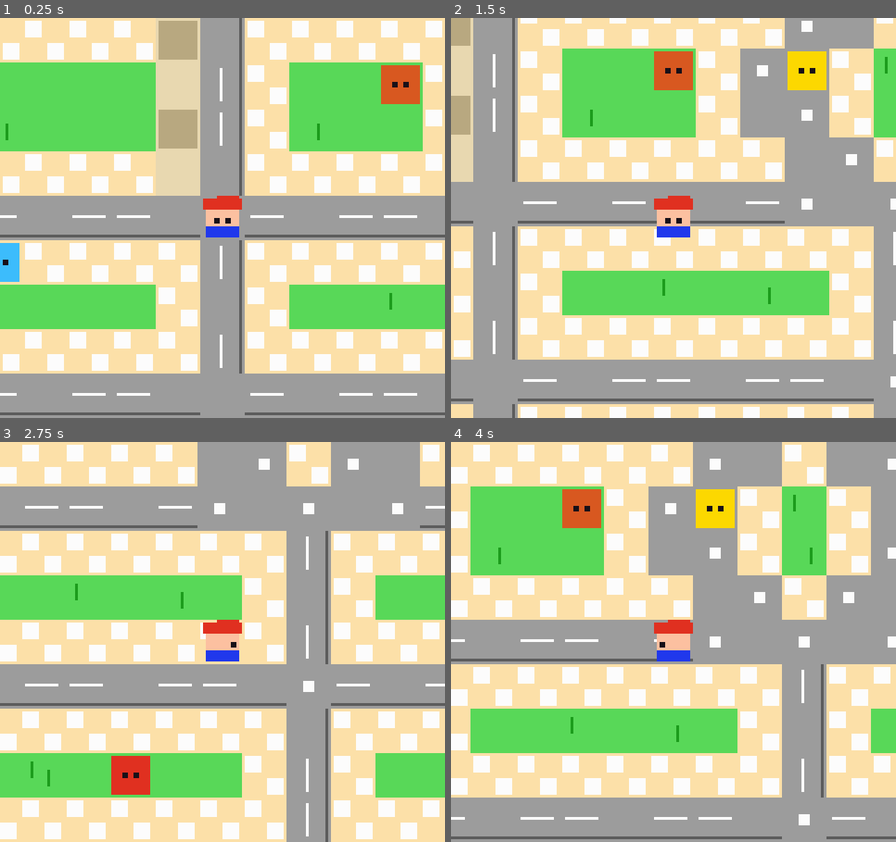
Above: before the commit, frames 1-4 (two rows, left to right).
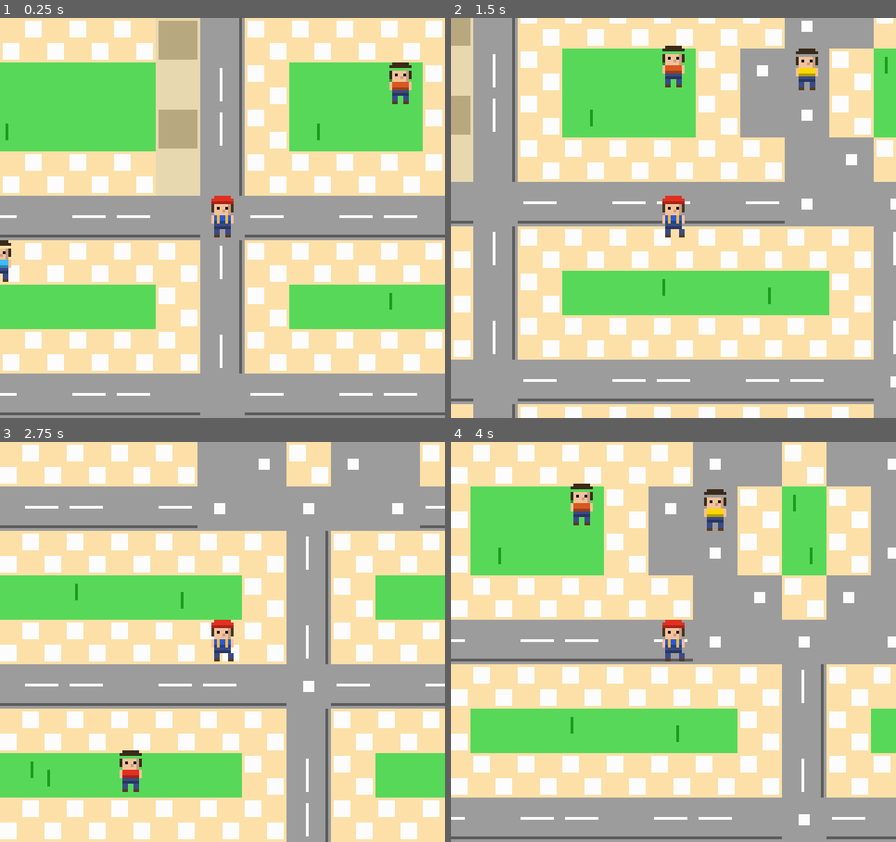
Above: after the commit, the same moments.

Repository: katastudio/TinyMont
Game: Godot game, scene res://scenes/main.tscn
The game is run twice, just before and just after one commit, with the same random seed, the same clock (stepped at 60 frames per second) and the same inputs.
Inputs:
- Up to frame 1 (0.25 s): no input
- Up to frame 2 (1.5 s): tap Enter at 0.5, 0.8, 1.35 s; hold Right (move_right) 0.53-1.28 s; tap Z (interact) at 0.6 s; tap Space at 0.77, 1.07 s; hold Down (move_down) from 1.28 s (still down)
- Up to frame 3 (2.75 s): tap Space at 1.52, 1.55, 1.82, 2.1 s; release Down (move_down) at 2.03 s; hold Right (move_right) from 2.03 s (still down); tap Z (interact) at 2.3 s
- Up to frame 4 (4 s): release Right (move_right) at 2.78 s; hold Up (move_up) 2.78-3.53 s; tap Z (interact) at 2.85 s; tap Space at 3.02, 3.32, 3.77, 3.8 s; tap Enter at 3.05, 3.6 s; hold Left (move_left) from 3.53 s (still down)

The runs differ from the first frame. In frame 1, 2.0% of the frame differs, in the area x 0-95%, y 11-66%; in frame 2, 2.4%, in the area x 45-85%, y 6-55%; in frame 3, 1.6%; in frame 4, 2.4%.

Commit message:
[v0.2.0-alpha] Personajes data-driven + animacion + NPCs como nodos
Sistema de personajes editable 100% desde el editor de Godot.

- scripts/art/character_art.gd: modulo data-driven. Cada personaje es un
  descriptor de rasgos (gorra, pelo, vello facial, lentes, camiseta, marca,
  accesorio). El mismo dato genera el sprite del mapa Y el retrato.
- Animacion procedural (respiracion, parpadeo, caminata) con parametros
  expuestos en el Inspector (grupo "Animacion"), preview en vivo por @tool.
- npc.gd / player.gd: rasgos y animacion como @export (menus, colores,
  checks). Editables por nodo en el Inspector.
- NPCs migrados de codigo (_spawn_npcs) a 15 nodos en main.tscn, editables.
- roadmap: v0.1.0 publicado; abierto milestone v0.2.0-alpha.

Nota: player.tscn incluye ediciones del Inspector (gorra_color, position).

Diff:
--- a/scenes/main.tscn
+++ b/scenes/main.tscn
@@ -1,8 +1,9 @@
-[gd_scene load_steps=4 format=4 uid="uid://cvrkcsywl7fg4"]
+[gd_scene load_steps=5 format=4 uid="uid://cvrkcsywl7fg4"]
 
 [ext_resource type="Script" uid="uid://dfoju8g262rgk" path="res://scripts/world/monte_grande.gd" id="1_0wfyh"]
 [ext_resource type="TileSet" uid="uid://33cj3uymneex" path="res://tilesets/monte_tiles.tres" id="2_sugp2"]
 [ext_resource type="PackedScene" path="res://scenes/world/cartel.tscn" id="3_cartel"]
+[ext_resource type="PackedScene" path="res://scenes/npc/npc.tscn" id="npc_src"]
 
 [node name="MonteGrande" type="Node2D"]
 script = ExtResource("1_0wfyh")
@@ -31,3 +32,133 @@
 [node name="CartelPlaza" parent="." instance=ExtResource("3_cartel")]
 position = Vector2(338, 475)
 texto = "PLAZA MITRE"
+
+[node name="Npc00DonCarlos" parent="." instance=ExtResource("npc_src")]
+position = Vector2(328, 504)
+npc_name = "Don Carlos"
+dialog_lines = ["¡Eh, pibe! Bienvenido
+a la Plaza Mitre.", "Bajaste por Alem
+desde la estacion,
+¿no? Es el eje.", "La plaza es de 1904
+y esta en diagonal
+a las calles."]
+camiseta = Color(0.12549, 0.219608, 0.92549, 1)
+
+[node name="Npc01LaSole" parent="." instance=ExtResource("npc_src")]
+position = Vector2(296, 264)
+npc_name = "La Sole"
+dialog_lines = ["¡Hola, vecino!", "¿Venis a La Veneciana?
+La mejor pizza del
+conurbano sur."]
+camiseta = Color(0.878431, 0.188235, 0.12549, 1)
+
+[node name="Npc02ElPipe" parent="." instance=ExtResource("npc_src")]
+position = Vector2(328, 120)
+npc_name = "El Pipe"
+dialog_lines = ["Estoy esperando el
+Roca hace 40 minutos.", "Para alla va a El
+Jaguel y Ezeiza."]
+camiseta = Color(0.988235, 0.847059, 0, 1)
+
+[node name="Npc03ElGordo" parent="." instance=ExtResource("npc_src")]
+position = Vector2(424, 296)
+npc_name = "El Gordo"
+dialog_lines = ["¡Vamo' el Club Atletico
+Monte Grande, papa!", "Aca se juega al futbol
+desde 1911."]
+camiseta = Color(0.109804, 0.611765, 0.109804, 1)
+
+[node name="Npc04Lucia" parent="." instance=ExtResource("npc_src")]
+position = Vector2(296, 296)
+npc_name = "Lucia"
+dialog_lines = ["¡Hola! Trabajo en
+Kata Studio.", "Estamos haciendo
+TinyMont, un juego
+sobre Monte Grande."]
+camiseta = Color(0.752941, 0.25098, 0.752941, 1)
+
+[node name="Npc05DonaRosa" parent="." instance=ExtResource("npc_src")]
+position = Vector2(392, 568)
+npc_name = "Dona Rosa"
+dialog_lines = ["¡Ay, nene! ¿No viste
+a mi gato Mostaza?", "Es naranja con
+manchas negras."]
+camiseta = Color(0.988235, 0.454902, 0.627451, 1)
+
+[node name="Npc06DonRamon" parent="." instance=ExtResource("npc_src")]
+position = Vector2(344, 488)
+npc_name = "Don Ramon"
+dialog_lines = ["¿Sabias que ese
+arbol es un Ginkgo
+biloba?", "Por algo le dicen
+la Ciudad de los
+Arboles."]
+camiseta = Color(0.627451, 0.313726, 0, 1)
+
+[node name="Npc07Mili" parent="." instance=ExtResource("npc_src")]
+position = Vector2(136, 184)
+npc_name = "Mili"
+dialog_lines = ["¡Hoy hay funcion en
+el Teatro!", "Tango, folklore y
+teatro. No te lo
+pierdas."]
+camiseta = Color(0.235294, 0.737255, 0.988235, 1)
+
+[node name="Npc08Beto" parent="." instance=ExtResource("npc_src")]
+position = Vector2(216, 264)
+npc_name = "Beto"
+dialog_lines = ["Quiosco abierto las
+24hs sobre Alem.", "¿Un Manaos bien
+frio, pibe?"]
+camiseta = Color(0.988235, 0.847059, 0, 1)
+
+[node name="Npc09Ruben" parent="." instance=ExtResource("npc_src")]
+position = Vector2(280, 120)
+npc_name = "Ruben"
+dialog_lines = ["Diarios, revistas
+y figuritas, vecino.", "40 anios en este
+puesto de la estacion."]
+camiseta = Color(0.847059, 0.345098, 0.12549, 1)
+
+[node name="Npc10Walter" parent="." instance=ExtResource("npc_src")]
+position = Vector2(216, 328)
+npc_name = "Walter"
+dialog_lines = ["Manejo el 306, del
+centro a Constitucion.", "¡SUBE adelante,
+BAJA atras!"]
+camiseta = Color(0.12549, 0.219608, 0.92549, 1)
+
+[node name="Npc11DonaMarta" parent="." instance=ExtResource("npc_src")]
+position = Vector2(472, 328)
+npc_name = "Dona Marta"
+dialog_lines = ["¿Necesitas algo,
+nene? Tengo fiado
+si sos del barrio."]
+camiseta = Color(0.988235, 0.454902, 0.627451, 1)
+
+[node name="Npc12Tito" parent="." instance=ExtResource("npc_src")]
+position = Vector2(392, 504)
+npc_name = "Tito"
+dialog_lines = ["¿Jugas a las bochas,
+pibe? Veni que armamos
+una con los muchachos.", "La plaza no cambia,
+por suerte."]
+camiseta = Color(0.109804, 0.611765, 0.109804, 1)
+
+[node name="Npc13ElChino" parent="." instance=ExtResource("npc_src")]
+position = Vector2(360, 616)
+npc_name = "El Chino"
+dialog_lines = ["¡Choripan recien
+hecho! Con chimi
+casero, jefe.", "¿Con o sin? Dale
+que se enfria."]
+camiseta = Color(0.878431, 0.188235, 0.12549, 1)
+
+[node name="Npc14PadreQuique" parent="." instance=ExtResource("npc_src")]
+position = Vector2(360, 680)
+npc_name = "Padre Quique"
+dialog_lines = ["Bienvenido a la
+Parroquia Inmaculada
+Concepcion, hijo.", "Los domingos hay
+misa a las 10 y 19."]
+camiseta = Color(0.988235, 0.988235, 0.988235, 1)
--- a/scenes/npc/npc.tscn
+++ b/scenes/npc/npc.tscn
@@ -1,12 +1,11 @@
-[gd_scene load_steps=3 format=3]
+[gd_scene load_steps=3 format=3 uid="uid://dhhuuwvijdnxn"]
 
-[ext_resource type="Script" path="res://scripts/npc/npc.gd" id="1_npc"]
+[ext_resource type="Script" uid="uid://bmtkoi4tq6gpv" path="res://scripts/npc/npc.gd" id="1_npc"]
 
 [sub_resource type="RectangleShape2D" id="RectangleShape2D_npc"]
 size = Vector2(14, 14)
 
 [node name="NPC" type="StaticBody2D"]
-collision_layer = 1
 collision_mask = 0
 script = ExtResource("1_npc")
 
--- a/scenes/player/player.tscn
+++ b/scenes/player/player.tscn
@@ -1,6 +1,6 @@
-[gd_scene load_steps=3 format=3]
+[gd_scene load_steps=3 format=3 uid="uid://c37vtdqgcnk43"]
 
-[ext_resource type="Script" path="res://scripts/player/player.gd" id="1_player"]
+[ext_resource type="Script" uid="uid://dyc5ty57xlfyg" path="res://scripts/player/player.gd" id="1_player"]
 
 [sub_resource type="RectangleShape2D" id="RectangleShape2D_player"]
 size = Vector2(14, 14)
--- /dev/null
+++ b/scripts/art/character_art.gd
@@ -0,0 +1,203 @@
+extends RefCounted
+## Arte de personajes DATA-DRIVEN y 100% procedural (sin assets).
+## Se usa por preload (no class_name) para no depender del caché global de clases.
+##
+## Cada personaje es un descriptor de rasgos (Dictionary). El MISMO descriptor
+## genera el sprite del mapa (map_rects) y el retrato del diálogo (portrait_rects).
+## Crear un personaje nuevo = definir datos, no dibujar a mano.
+##
+## Rasgos (todos opcionales, con defaults):
+##   skin, hair, hair_style(short|curly|long|slick|bald)
+##   hat(none|cap|fedora|beanie|headband), hat_col
+##   facial(none|mustache|beard|stubble), facial_col, glasses(bool)
+##   shirt, pants, shoes, mark(none|stripes|badge), mark_col
+##   accessory(none|backpack), port_bg
+
+const BLACK := Color("141018")
+const WHITE := Color("fcfcfc")
+const CHEEK := Color("f0a0a0")
+const STRAP := Color("e8c038")
+
+
+static func _norm(desc: Dictionary) -> Dictionary:
+	var d := {
+		skin = Color("f4c29a"), hair = Color("3a2a1a"), hair_style = "short",
+		hat = "none", hat_col = Color("e03020"),
+		facial = "none", facial_col = Color("2a1e12"), glasses = false,
+		shirt = Color("2f56d8"), pants = Color("394a86"), shoes = Color("5a3a20"),
+		mark = "none", mark_col = WHITE, accessory = "none",
+		port_bg = Color("cfe0ff"),
+	}
+	for k in desc:
+		d[k] = desc[k]
+	if not desc.has("facial_col"):
+		d.facial_col = (d.hair as Color).darkened(0.1)
+	d.skin_sh = (d.skin as Color).darkened(0.18)
+	d.shirt_sh = (d.shirt as Color).darkened(0.28)
+	d.pants_sh = (d.pants as Color).darkened(0.28)
+	return d
+
+
+# ---- Sprite de mapa (grilla ~16x18, de frente) ----
+static func map_rects(desc: Dictionary, anim := {}) -> Array:
+	var d := _norm(desc)
+	var r := []
+	var blink: bool = anim.get("blink", false)
+	var step: int = anim.get("step", 0)
+	var skin: Color = d.skin
+	var ssh: Color = d.skin_sh
+	var hair: Color = d.hair
+	var covered: bool = d.hat in ["cap", "fedora", "beanie"]
+
+	if d.hair_style != "bald":
+		r.append([4, 5, 1, 3, hair]); r.append([11, 5, 1, 3, hair])
+		if not covered:
+			r.append([5, 2, 6, 1, hair]); r.append([4, 3, 8, 1, hair])
+			if d.hair_style == "curly":
+				r.append([3, 3, 1, 2, hair]); r.append([12, 3, 1, 2, hair])
+				r.append([4, 2, 1, 1, hair]); r.append([11, 2, 1, 1, hair])
+			elif d.hair_style == "long":
+				r.append([3, 5, 1, 6, hair]); r.append([12, 5, 1, 6, hair])
+			elif d.hair_style == "slick":
+				r.append([4, 2, 8, 1, hair.darkened(0.2)])
+
+	match d.hat:
+		"cap":
+			r.append([5, 2, 6, 1, d.hat_col]); r.append([4, 3, 8, 1, d.hat_col])
+			r.append([4, 4, 8, 1, (d.hat_col as Color).darkened(0.25)])
+		"fedora":
+			r.append([4, 2, 8, 1, d.hat_col]); r.append([3, 3, 10, 1, d.hat_col])
+			r.append([2, 4, 12, 1, (d.hat_col as Color).darkened(0.25)])
+		"beanie":
+			r.append([4, 2, 8, 1, d.hat_col]); r.append([4, 3, 8, 1, d.hat_col])
+			r.append([4, 4, 8, 1, (d.hat_col as Color).darkened(0.15)])
+		"headband":
+			r.append([4, 4, 8, 1, d.hat_col])
+
+	r.append([5, 5, 6, 4, skin]); r.append([10, 5, 1, 4, ssh])
+	if d.glasses:
+		r.append([5, 6, 6, 1, BLACK])
+		if blink:
+			r.append([6, 6, 1, 1, ssh]); r.append([9, 6, 1, 1, ssh])
+		else:
+			r.append([6, 6, 1, 1, WHITE]); r.append([9, 6, 1, 1, WHITE])
+	elif blink:
+		r.append([6, 7, 1, 1, ssh]); r.append([9, 7, 1, 1, ssh])
+	else:
+		r.append([6, 6, 1, 1, BLACK]); r.append([9, 6, 1, 1, BLACK])
+	r.append([8, 7, 1, 1, ssh])
+
+	match d.facial:
+		"mustache":
+			r.append([6, 8, 4, 1, d.facial_col])
+		"beard":
+			r.append([5, 8, 6, 1, d.facial_col])
+			r.append([4, 7, 1, 2, d.facial_col]); r.append([11, 7, 1, 2, d.facial_col])
+		"stubble":
+			r.append([6, 8, 4, 1, (d.facial_col as Color).lightened(0.15)])
+
+	r.append([7, 9, 2, 1, ssh])
+	r.append([4, 9, 1, 3, skin]); r.append([11, 9, 1, 3, skin])
+	r.append([5, 9, 6, 3, d.shirt]); r.append([5, 11, 6, 1, d.shirt_sh])
+
+	match d.mark:
+		"stripes":
+			r.append([6, 9, 1, 3, d.mark_col]); r.append([8, 9, 1, 3, d.mark_col])
+			r.append([10, 9, 1, 3, d.mark_col])
+		"badge":
+			r.append([7, 10, 2, 1, d.mark_col])
+	if d.accessory == "backpack":
+		r.append([6, 9, 1, 3, STRAP]); r.append([9, 9, 1, 3, STRAP])
+
+	r.append([5, 12, 6, 2, d.pants]); r.append([5, 13, 6, 1, d.pants_sh])
+	var lx := 5
+	var rx := 9
+	if step == 1:
+		lx = 4
+	elif step == 2:
+		rx = 10
+	r.append([lx, 14, 2, 2, d.pants]); r.append([rx, 14, 2, 2, d.pants])
+	r.append([lx, 16, 2, 1, d.shoes]); r.append([rx, 16, 2, 1, d.shoes])
+	return r
+
+
+# ---- Retrato de diálogo (grilla 24x24, primer plano) ----
+static func portrait_rects(desc: Dictionary) -> Array:
+	var d := _norm(desc)
+	var r := []
+	r.append([0, 0, 24, 24, d.port_bg])
+	if d.hair_style != "bald":
+		r.append([3, 5, 18, 16, d.hair])
+	r.append([5, 6, 14, 15, d.skin]); r.append([16, 7, 3, 13, d.skin_sh])
+	r.append([4, 12, 1, 3, d.skin_sh]); r.append([19, 12, 1, 3, d.skin_sh])
+
+	match d.hat:
+		"cap":
+			r.append([3, 2, 18, 3, d.hat_col]); r.append([4, 2, 15, 1, (d.hat_col as Color).lightened(0.2)])
+			r.append([2, 5, 20, 1, (d.hat_col as Color).darkened(0.25)])
+		"fedora":
+			r.append([4, 2, 16, 1, d.hat_col]); r.append([2, 3, 20, 2, d.hat_col])
+			r.append([1, 5, 22, 1, (d.hat_col as Color).darkened(0.25)])
+		"beanie":
+			r.append([3, 2, 18, 4, d.hat_col])
+		"headband":
+			if d.hair_style != "bald":
+				r.append([5, 3, 14, 3, d.hair])
+			r.append([4, 7, 16, 1, d.hat_col])
+		"none":
+			if d.hair_style != "bald":
+				r.append([5, 3, 14, 3, d.hair])
+				if d.hair_style == "curly":
+					r.append([4, 4, 1, 3, d.hair]); r.append([19, 4, 1, 3, d.hair]); r.append([6, 2, 12, 1, d.hair])
+
+	r.append([7, 9, 3, 1, d.hair]); r.append([14, 9, 3, 1, d.hair])
+	r.append([7, 10, 3, 2, WHITE]); r.append([14, 10, 3, 2, WHITE])
+	r.append([9, 10, 1, 2, BLACK]); r.append([15, 10, 1, 2, BLACK])
+	if d.glasses:
+		r.append([6, 9, 5, 1, BLACK]); r.append([13, 9, 5, 1, BLACK])
+		r.append([6, 10, 1, 3, BLACK]); r.append([10, 10, 1, 3, BLACK])
+		r.append([13, 10, 1, 3, BLACK]); r.append([17, 10, 1, 3, BLACK])
+		r.append([11, 11, 2, 1, BLACK])
+	r.append([11, 12, 2, 3, d.skin_sh])
+	r.append([7, 14, 1, 1, CHEEK]); r.append([16, 14, 1, 1, CHEEK])
+
+	match d.facial:
+		"mustache":
+			r.append([8, 16, 8, 1, d.facial_col])
+			r.append([8, 17, 3, 1, d.facial_col]); r.append([13, 17, 3, 1, d.facial_col])
+		"beard":
+			r.append([5, 16, 14, 5, d.facial_col])
+		"stubble":
+			r.append([6, 18, 12, 2, (d.facial_col as Color).lightened(0.1)])
+	if d.facial != "beard":
+		r.append([9, 17, 6, 1, Color("a83020")])
+	return r
+
+
+# ---- Estado de animación (procedural, desde el tiempo) ----
+# cfg: {respira, respira_amp, respira_vel, parpadea, parpadeo_cada}
+# Devuelve {bob(px vertical), blink(bool), step(0=quieto,1/2=caminando)}
+static func anim_state(t: float, cfg: Dictionary, moving := false, phase := 0.0) -> Dictionary:
+	var st := {bob = 0, blink = false, step = 0}
+	if cfg.get("respira", true):
+		st.bob = int(round(sin((t + phase) * cfg.get("respira_vel", 2.0)) * cfg.get("respira_amp", 1.0)))
+	if cfg.get("parpadea", true):
+		st.blink = fmod(t + phase * 1.7, cfg.get("parpadeo_cada", 4.0)) < 0.12
+	if moving:
+		st.step = (int(t * 8.0) % 2) + 1
+		st.bob = -1 if (int(t * 8.0) % 2 == 0) else 0
+	return st
+
+
+# ---- Helper para dibujar durante _draw() ----
+static func draw_on(ci: CanvasItem, rects: Array, origin: Vector2, s: float) -> void:
+	for a in rects:
+		ci.draw_rect(Rect2(origin.x + a[0] * s, origin.y + a[1] * s, a[2] * s, a[3] * s), a[4])
+
+
+# ---- Descriptores predefinidos ----
+# Protagonista: el recién llegado (mochila al hombro).
+const PROTAG := {
+	hat = "cap", hat_col = Color("e03020"), hair = Color("4a3320"),
+	shirt = Color("2f56d8"), pants = Color("394a86"), accessory = "backpack",
+}
--- a/scripts/npc/npc.gd
+++ b/scripts/npc/npc.gd
@@ -1,35 +1,73 @@
+@tool
 extends StaticBody2D
+## Un personaje editable 100% en el editor de Godot.
+## Seleccioná el nodo y editá sus rasgos en el Inspector (grupo "Aspecto"):
+## menús para gorra/pelo/vello facial/marca/accesorio, checkbox de lentes y
+## selectores de color. El sprite se actualiza EN VIVO en el editor.
+
+const CharacterArt = preload("res://scripts/art/character_art.gd")
 
 @export var npc_name: String = "Vecino"
 @export var dialog_lines: Array = ["¡Hola!"]
-@export var npc_color: Color = Color("#e03020")
+
+@export_group("Aspecto")
+@export var piel: Color = Color("f4c29a")
+@export_enum("short", "curly", "long", "slick", "bald") var pelo: String = "short"
+@export var pelo_color: Color = Color("3a2a1a")
+@export_enum("none", "cap", "fedora", "beanie", "headband") var gorra: String = "none"
+@export var gorra_color: Color = Color("e03020")
+@export_enum("none", "mustache", "beard", "stubble") var vello_facial: String = "none"
+@export var lentes: bool = false
+@export var camiseta: Color = Color("2f56d8")
+@export_enum("none", "stripes", "badge") var marca: String = "none"
+@export var marca_color: Color = Color("fcfcfc")
+@export var pantalon: Color = Color("394a86")
+@export_enum("none", "backpack") var accesorio: String = "none"
+
+@export_group("Animación")
+@export var respira: bool = true
+@export var respira_amplitud: float = 1.0
+@export var respira_velocidad: float = 2.0
+@export var parpadea: bool = true
+@export var parpadeo_cada: float = 4.0
 
 var facing := Vector2.DOWN
+var _t := 0.0
+
+
+func _anim_cfg() -> Dictionary:
+	return {
+		respira = respira, respira_amp = respira_amplitud, respira_vel = respira_velocidad,
+		parpadea = parpadea, parpadeo_cada = parpadeo_cada,
+	}
+
+
+func _descriptor() -> Dictionary:
+	return {
+		skin = piel, hair = pelo_color, hair_style = pelo,
+		hat = gorra, hat_col = gorra_color,
+		facial = vello_facial, glasses = lentes,
+		shirt = camiseta, pants = pantalon,
+		mark = marca, mark_col = marca_color, accessory = accesorio,
+	}
+
+
+func _process(delta):
+	# Avanza la animación (respiración/parpadeo). Corre también en el editor (@tool).
+	_t += delta
+	queue_redraw()
 
 
 func _draw():
-	# Body
-	draw_rect(Rect2(-7, -7, 14, 14), npc_color)
-	# Eyes based on facing
-	var eye_y := -1.0
-	if facing == Vector2.DOWN:
-		draw_rect(Rect2(-3, eye_y, 2, 2), Pal.BLACK)
-		draw_rect(Rect2(1, eye_y, 2, 2), Pal.BLACK)
-	elif facing == Vector2.UP:
-		draw_rect(Rect2(-5, -7, 10, 6), Pal.BLACK)
-	elif facing == Vector2.LEFT:
-		draw_rect(Rect2(-5, eye_y, 2, 2), Pal.BLACK)
-	elif facing == Vector2.RIGHT:
-		draw_rect(Rect2(3, eye_y, 2, 2), Pal.BLACK)
+	var st = CharacterArt.anim_state(_t, _anim_cfg(), false, float(get_index()) * 0.6)
+	CharacterArt.draw_on(self, CharacterArt.map_rects(_descriptor(), st), Vector2(-8, -10 - st.bob), 1.0)
 
 
 func interact(player_pos: Vector2):
-	# Face toward the player
+	# Mira hacia el jugador y abre el diálogo.
 	var dir = (player_pos - global_position).normalized()
 	if abs(dir.x) > abs(dir.y):
 		facing = Vector2.RIGHT if dir.x > 0 else Vector2.LEFT
 	else:
 		facing = Vector2.DOWN if dir.y > 0 else Vector2.UP
-	queue_redraw()
-
-	GameManager.start_dialog(npc_name, dialog_lines, npc_color)
+	GameManager.start_dialog(npc_name, dialog_lines, camiseta)
--- a/scripts/player/player.gd
+++ b/scripts/player/player.gd
@@ -1,16 +1,60 @@
+@tool
 extends CharacterBody2D
 
 const TILE_SIZE := 16
 const MOVE_SPEED := 80.0
+const CharacterArt = preload("res://scripts/art/character_art.gd")
 
-# Colores desde la paleta compartida (Pal)
+# Rasgos del protagonista (el recién llegado). Editables en player.tscn (Inspector).
+@export_group("Aspecto")
+@export var piel: Color = Color("f4c29a")
+@export_enum("short", "curly", "long", "slick", "bald") var pelo: String = "short"
+@export var pelo_color: Color = Color("4a3320")
+@export_enum("none", "cap", "fedora", "beanie", "headband") var gorra: String = "cap"
+@export var gorra_color: Color = Color("e03020")
+@export_enum("none", "mustache", "beard", "stubble") var vello_facial: String = "none"
+@export var lentes: bool = false
+@export var camiseta: Color = Color("2f56d8")
+@export var pantalon: Color = Color("394a86")
+@export_enum("none", "backpack") var accesorio: String = "backpack"
+
+@export_group("Animación")
+@export var respira: bool = true
+@export var respira_amplitud: float = 1.0
+@export var respira_velocidad: float = 2.0
+@export var parpadea: bool = true
+@export var parpadeo_cada: float = 4.0
 
 var is_moving := false
 var target_pos := Vector2.ZERO
 var facing := Vector2.DOWN
+var _t := 0.0
+
+
+func _anim_cfg() -> Dictionary:
+	return {
+		respira = respira, respira_amp = respira_amplitud, respira_vel = respira_velocidad,
+		parpadea = parpadea, parpadeo_cada = parpadeo_cada,
+	}
+
+
+func _descriptor() -> Dictionary:
+	return {
+		skin = piel, hair = pelo_color, hair_style = pelo,
+		hat = gorra, hat_col = gorra_color,
+		facial = vello_facial, glasses = lentes,
+		shirt = camiseta, pants = pantalon, accessory = accesorio,
+	}
+
+
+func _process(delta):
+	_t += delta
+	queue_redraw()
 
 
 func _ready():
+	if Engine.is_editor_hint():
+		return
 	# Snap to tile center (not corner)
 	var tx := int(position.x / TILE_SIZE)
 	var ty := int(position.y / TILE_SIZE)
@@ -19,27 +63,14 @@
 
 
 func _draw():
-	# Cara (piel)
-	draw_rect(Rect2(-6, -3, 12, 10), Pal.SKIN)
-	# Overol azul
-	draw_rect(Rect2(-6, 3, 12, 4), Pal.BLUE)
-	# Gorra roja
-	draw_rect(Rect2(-7, -7, 14, 4), Pal.RED)
-	draw_rect(Rect2(-2, -8, 8, 2), Pal.RED)
-	# Ojos según dirección
-	var eye_y := 0.0
-	if facing == Vector2.DOWN:
-		draw_rect(Rect2(-3, eye_y, 2, 2), Pal.BLACK)
-		draw_rect(Rect2(1, eye_y, 2, 2), Pal.BLACK)
-	elif facing == Vector2.UP:
-		draw_rect(Rect2(-5, -3, 10, 3), Pal.RED)
-	elif facing == Vector2.LEFT:
-		draw_rect(Rect2(-5, eye_y, 2, 2), Pal.BLACK)
-	elif facing == Vector2.RIGHT:
-		draw_rect(Rect2(3, eye_y, 2, 2), Pal.BLACK)
+	# El protagonista se dibuja desde sus rasgos, con animación (respira / camina).
+	var st = CharacterArt.anim_state(_t, _anim_cfg(), is_moving, 0.0)
+	CharacterArt.draw_on(self, CharacterArt.map_rects(_descriptor(), st), Vector2(-8, -10 - st.bob), 1.0)
 
 
 func _physics_process(delta):
+	if Engine.is_editor_hint():
+		return
 	if GameManager.is_dialog_active:
 		return
 
--- a/scripts/world/monte_grande.gd
+++ b/scripts/world/monte_grande.gd
@@ -57,8 +57,8 @@
 func _ready():
 	_load_map()
 	_spawn_player()
-	_spawn_npcs()
 	_add_dialog_box()
+	# Los NPC ahora son nodos en la escena (main.tscn), editables en el Inspector.
 
 
 # ==================== CARGA DESDE EL TILEMAP ====================
@@ -365,92 +365,6 @@
 	cam.limit_bottom = MAP_H * T
 
 
-func _spawn_npcs():
-	_create_npc(Vector2(20, 31), "Don Carlos", [
-		"¡Eh, pibe! Bienvenido\na la Plaza Mitre.",
-		"Bajaste por Alem\ndesde la estacion,\n¿no? Es el eje.",
-		"La plaza es de 1904\ny esta en diagonal\na las calles."
-	], Pal.BLUE)
-
-	_create_npc(Vector2(18, 16), "La Sole", [
-		"¡Hola, vecino!",
-		"¿Venis a La Veneciana?\nLa mejor pizza del\nconurbano sur."
-	], Pal.RED)
-
-	_create_npc(Vector2(20, 7), "El Pipe", [
-		"Estoy esperando el\nRoca hace 40 minutos.",
-		"Para alla va a El\nJaguel y Ezeiza."
-	], Pal.YELLOW)
-
-	_create_npc(Vector2(26, 18), "El Gordo", [
-		"¡Vamo' el Club Atletico\nMonte Grande, papa!",
-		"Aca se juega al futbol\ndesde 1911."
-	], Pal.GRASS_DK)
-
-	_create_npc(Vector2(18, 18), "Lucia", [
-		"¡Hola! Trabajo en\nKata Studio.",
-		"Estamos haciendo\nTinyMont, un juego\nsobre Monte Grande."
-	], Pal.PURPLE)
-
-	_create_npc(Vector2(24, 35), "Dona Rosa", [
-		"¡Ay, nene! ¿No viste\na mi gato Mostaza?",
-		"Es naranja con\nmanchas negras."
-	], Pal.PINK)
-
-	_create_npc(Vector2(21, 30), "Don Ramon", [
-		"¿Sabias que ese\narbol es un Ginkgo\nbiloba?",
-		"Por algo le dicen\nla Ciudad de los\nArboles."
-	], Pal.WOOD)
-
-	_create_npc(Vector2(8, 11), "Mili", [
-		"¡Hoy hay funcion en\nel Teatro!",
-		"Tango, folklore y\nteatro. No te lo\npierdas."
-	], Pal.WATER)
-
-	_create_npc(Vector2(13, 16), "Beto", [
-		"Quiosco abierto las\n24hs sobre Alem.",
-		"¿Un Manaos bien\nfrio, pibe?"
-	], Pal.YELLOW)
-
-	_create_npc(Vector2(17, 7), "Ruben", [
-		"Diarios, revistas\ny figuritas, vecino.",
-		"40 anios en este\npuesto de la estacion."
-	], Pal.BRICK)
-
-	_create_npc(Vector2(13, 20), "Walter", [
-		"Manejo el 306, del\ncentro a Constitucion.",
-		"¡SUBE adelante,\nBAJA atras!"
-	], Pal.BLUE)
-
-	_create_npc(Vector2(29, 20), "Dona Marta", [
-		"¿Necesitas algo,\nnene? Tengo fiado\nsi sos del barrio."
-	], Pal.PINK)
-
-	_create_npc(Vector2(24, 31), "Tito", [
-		"¿Jugas a las bochas,\npibe? Veni que armamos\nuna con los muchachos.",
-		"La plaza no cambia,\npor suerte."
-	], Pal.GRASS_DK)
-
-	_create_npc(Vector2(22, 38), "El Chino", [
-		"¡Choripan recien\nhecho! Con chimi\ncasero, jefe.",
-		"¿Con o sin? Dale\nque se enfria."
-	], Pal.RED)
-
-	_create_npc(Vector2(22, 42), "Padre Quique", [
-		"Bienvenido a la\nParroquia Inmaculada\nConcepcion, hijo.",
-		"Los domingos hay\nmisa a las 10 y 19."
-	], Pal.WHITE)
-
-
-func _create_npc(tile_pos: Vector2, npc_name: String, lines: Array, color: Color):
-	var npc = preload("res://scenes/npc/npc.tscn").instantiate()
-	npc.position = Vector2(tile_pos.x * T + T / 2, tile_pos.y * T + T / 2)
-	npc.npc_name = npc_name
-	npc.dialog_lines = lines
-	npc.npc_color = color
-	add_child(npc)
-
-
 func _add_dialog_box():
 	add_child(preload("res://scenes/ui/dialog_box.tscn").instantiate())
 
Not shown, added: scripts/art/character_art.gd.uid
Not shown, changed: docs/product/roadmap.md
